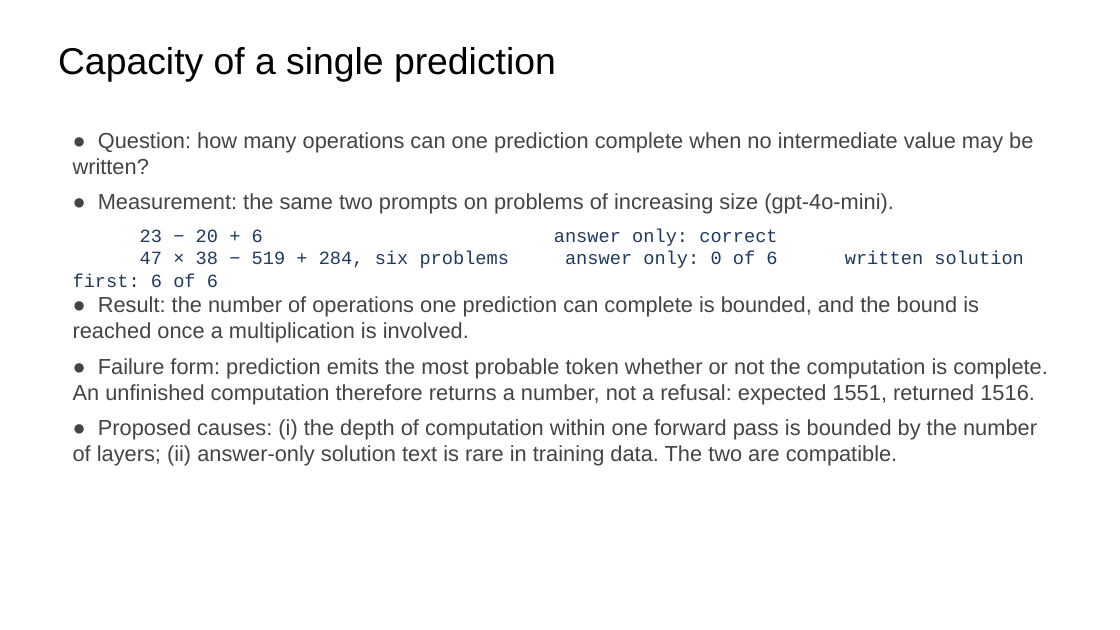
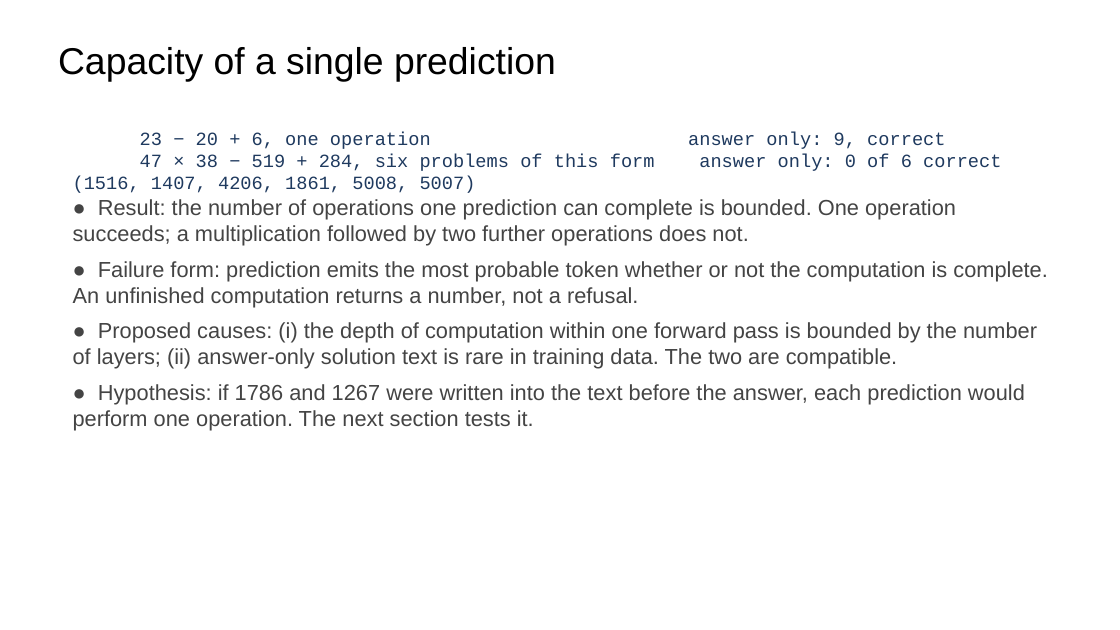
Before and after one commit to ralbu85/stml_2026, a slide deck: slide 11 of lectures/week02/slides-draft-w2.pptx. Drawn at 1120x630 pixels with LibreOffice and Linux fonts; fonts in the diff are those of the drawing. Boxes give left, top, right and bottom in pixels: in the first picture for what was removed or moved away, otherwise in the second. Text is boxed around its words. In the diff, an @@ line names an element or a change of style, - is before the commit and + after.

```diff
--- a/lectures/week02/slides-draft-w2.pptx
+++ b/lectures/week02/slides-draft-w2.pptx
@@ text at (73, 132, 1048, 307): text changed @@
-● Question: how many operations can one prediction complete when no intermediate value may be written?
-● Measurement: the same two prompts on problems of increasing size (gpt-4o-mini).
-23 − 20 + 6 answer only: correct
-47 × 38 − 519 + 284, six problems answer only: 0 of 6 written solution first: 6 of 6
-● Result: the number of operations one prediction can complete is bounded, and the bound is reached once a multiplication is involved.
-● Failure form: prediction emits the most probable token whether or not the computation is complete. An unfinished computation therefore returns a number, not a refusal: expected 1551, returned 1516.
+23 − 20 + 6, one operation answer only: 9, correct
+47 × 38 − 519 + 284, six problems of this form answer only: 0 of 6 correct (1516, 1407, 4206, 1861, 5008, 5007)
+● Result: the number of operations one prediction can complete is bounded. One operation succeeds; a multiplication followed by two further operations does not.
+● Failure form: prediction emits the most probable token whether or not the computation is complete. An unfinished computation returns a number, not a refusal.
@@ text at (73, 384, 1025, 431): paragraph added @@
+● Hypothesis: if 1786 and 1267 were written into the text before the answer, each prediction would perform one operation. The next section tests it.
```
Also in this commit, not shown: 2 other slides changed, 1 slide removed, 1 other file.
